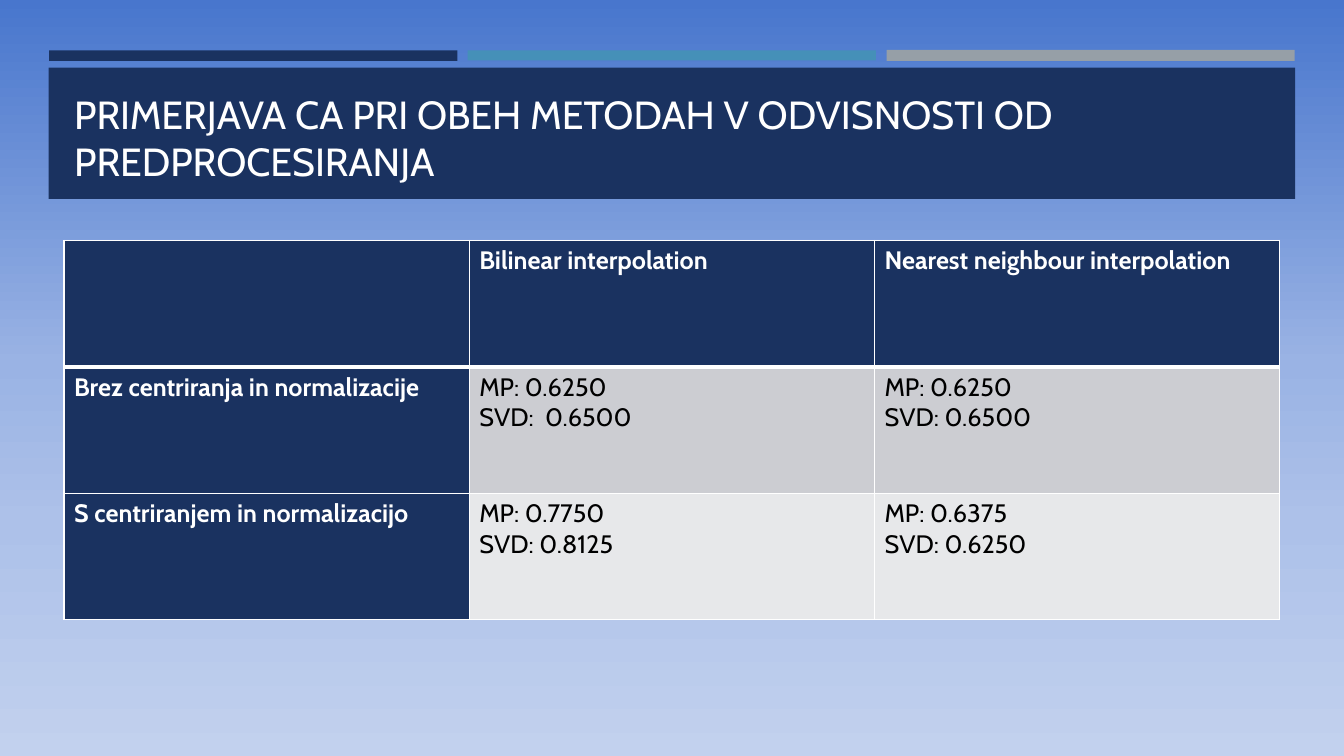
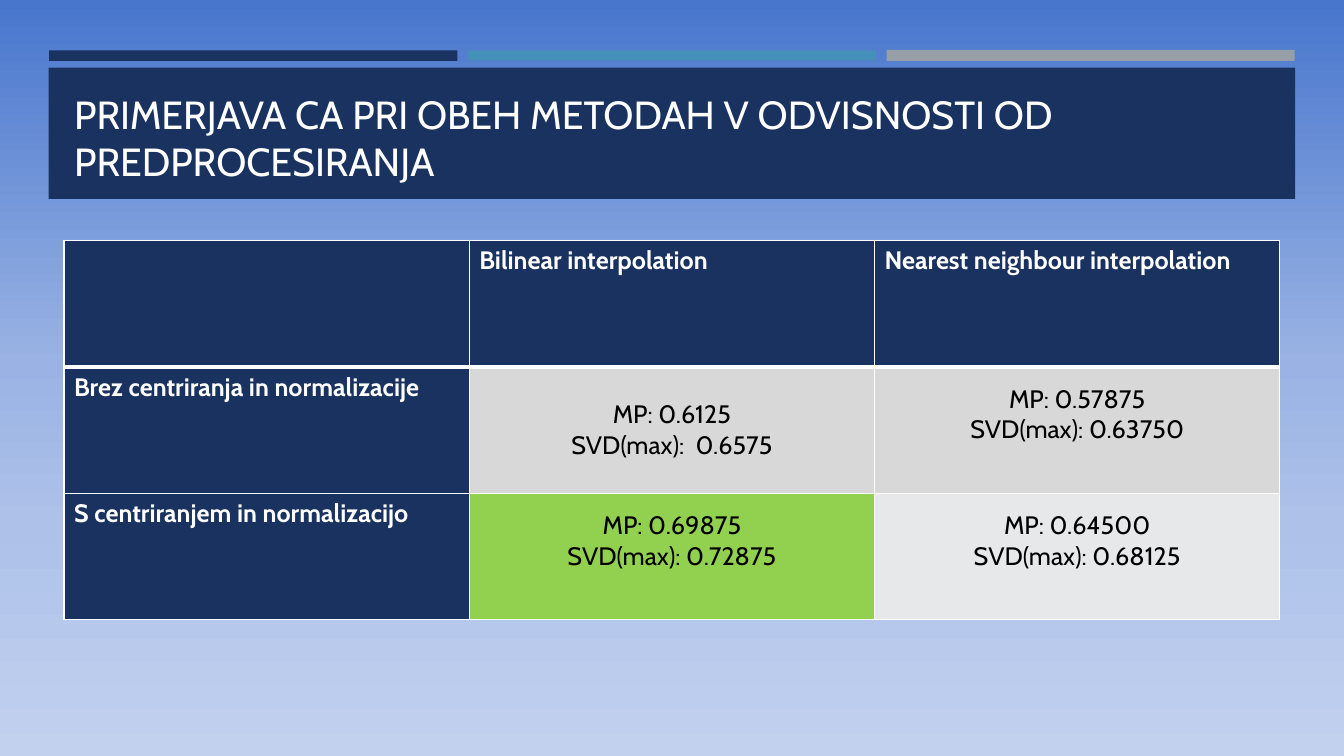
Before and after one commit to KalcMatej99/MM-Project, a slide deck: slide 6 of Prepoznavanje ročno napisanih števk.pptx. Drawn at 1344x756 pixels with LibreOffice and Linux fonts; fonts in the diff are those of the drawing. Boxes give left, top, right and bottom in pixels: in the first picture for what was removed or moved away, otherwise in the second. Text is boxed around its words. In the diff, an @@ line names an element or a change of style, - is before the commit and + after.

Commit message:
Final version presentation

```diff
--- a/Prepoznavanje ročno napisanih števk.pptx
+++ b/Prepoznavanje ročno napisanih števk.pptx
@@ table at (x1=65, y1=241, x2=1280, y2=620) @@
-row 2, column 2: MP: 0.6250 / SVD: 0.6500
+row 2, column 2: MP: 0.6125 / SVD(max): 0.6575
-row 2, column 3: MP: 0.6250 / SVD: 0.6500
+row 2, column 3: MP: 0.57875 / SVD(max): 0.63750
-row 3, column 2: MP: 0.7750 / SVD: 0.8125
+row 3, column 2: MP: 0.69875 / SVD(max): 0.72875
-row 3, column 3: MP: 0.6375 / SVD: 0.6250
+row 3, column 3: MP: 0.64500 / SVD(max): 0.68125
@@ fill #CDCED2 to #D8D8D8 in 2 cells @@
@@ fill #E8E8EA to #92D050 in row 3, column 2 @@
```
Also in this commit, not shown: 3 other slides changed, 1 slide added.
